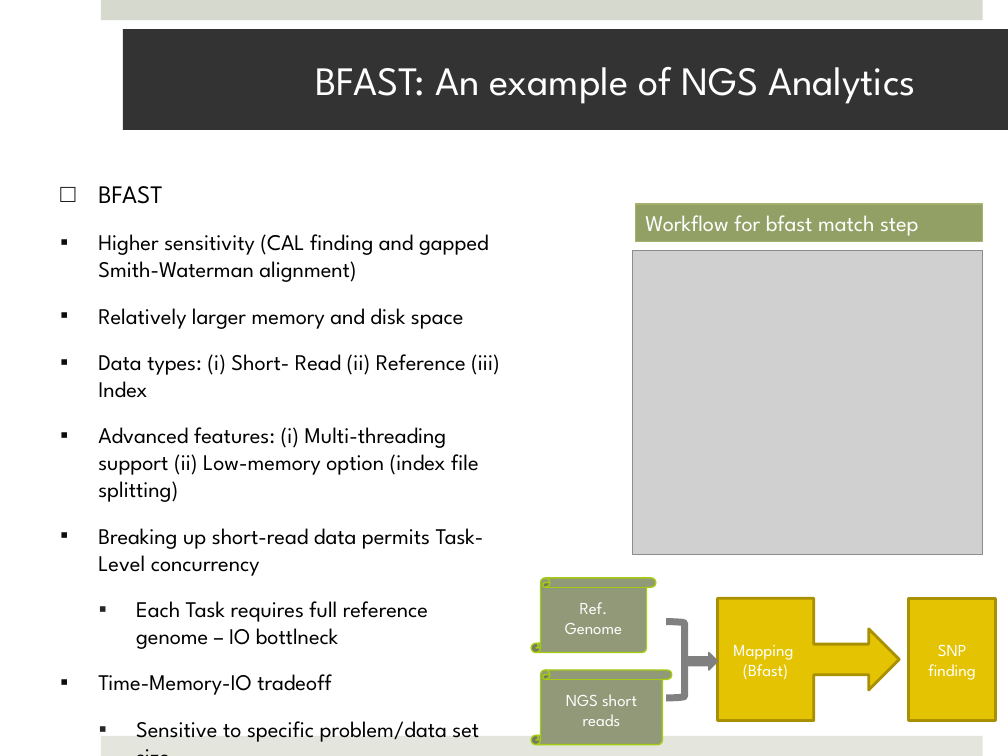
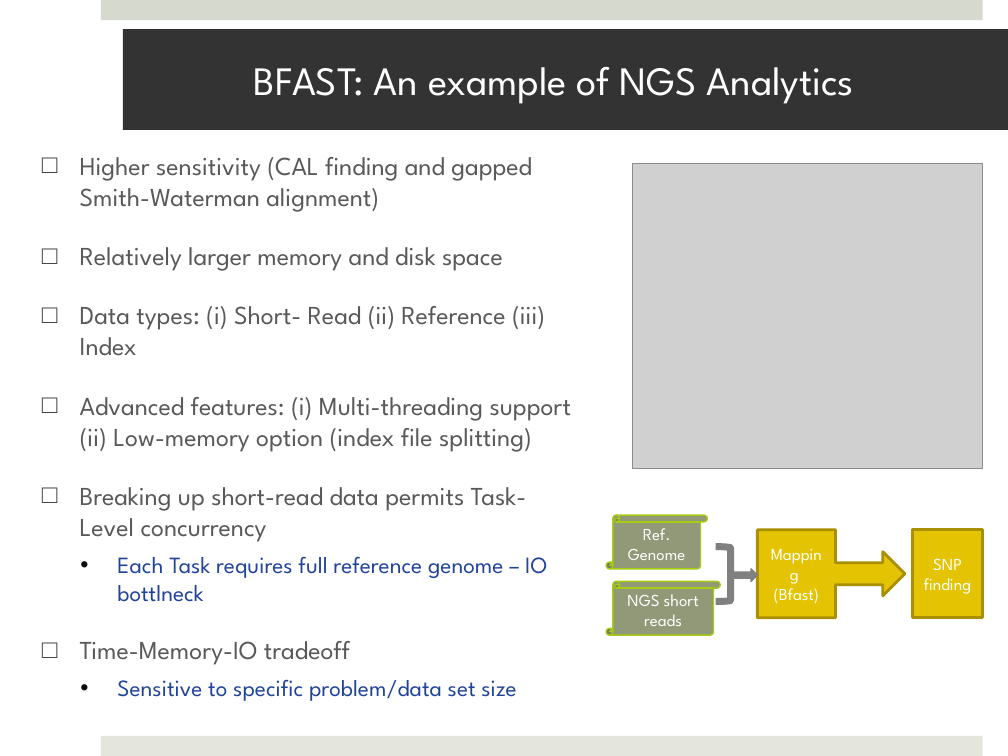
Before and after one commit to saga-project/saga-cpp-legacy-projects, a slide deck: slide 8 of saga-talks/abstractions_for_ls-microsoft.pptx (slide 9 before the commit). Drawn at 1008x756 pixels with LibreOffice and Linux fonts; fonts in the diff are those of the drawing; grey boxes stand for pictures; background and template pictures are left out. Boxes give left, top, right and bottom in pixels: in the first picture for what was removed or moved away, otherwise in the second. Text is boxed around its words. In the diff, an @@ line names an element or a change of style, - is before the commit and + after.

```diff
--- a/saga-talks/abstractions_for_ls-microsoft.pptx
+++ b/saga-talks/abstractions_for_ls-microsoft.pptx
@@ title "BFAST: An example of NGS ..." at [123, 29, 1008, 130]: alignment centre to left @@
@@ text "Higher sensitivity (CAL finding and ...": place and size @@
-text "Higher sensitivity (CAL finding and ..." at [98, 186, 500, 742]
+text "Higher sensitivity (CAL finding and ..." at [80, 157, 571, 701]
@@ text "Higher sensitivity (CAL finding and ..." at [80, 157, 571, 701]: size 16 to 18.5 pt, text colour #000000 to #595959 in "Higher sensitivity (CAL finding and gapped Smith-Waterman ...", "Relatively larger memory and disk space", "Data types: (i) Short- Read (ii) Reference ...", "Advanced features: (i) Multi-threading support (ii) Low-memo ..." and 2 more places; size 16 to 16.6 pt, text colour #000000 to #21449B in "Each Task requires full reference genome – ...", "Sensitive to specific problem/data set size"; bullet ▪ to □; more space between paragraphs; bullet colour #0D0D0D to #404040; bullet ▪ to •; less space between paragraphs; bullet colour #262626 to #0D0D0D @@
@@ picture: place and size @@
-picture at [633, 250, 983, 554]
+picture at [633, 163, 983, 468]
@@ text at [98, 186, 162, 204]: paragraph removed @@
-□ BFAST
@@ rectangle removed at [635, 204, 982, 241] @@
-Workflow for bfast match step
@@ vertical scroll "Ref. Genome": place and size @@
-vertical scroll "Ref. Genome" at [531, 578, 656, 652]
+vertical scroll "Ref. Genome" at [606, 515, 707, 569]
@@ right arrow callout "Mapping": place and size @@
-right arrow callout "Mapping" at [718, 599, 899, 721]
+right arrow callout "Mapping" at [757, 530, 904, 618]
@@ rectangle "SNP finding": place and size @@
-rectangle "SNP finding" at [909, 599, 996, 721]
+rectangle "SNP finding" at [912, 530, 983, 618]
@@ right bracket: place and size @@
-right bracket at [666, 622, 684, 699]
+right bracket at [716, 546, 731, 601]
@@ right arrow: place and size @@
-right arrow at [687, 652, 718, 669]
+right arrow at [733, 569, 757, 581]
@@ vertical scroll "NGS short reads": place and size @@
-vertical scroll "NGS short reads" at [531, 670, 671, 745]
+vertical scroll "NGS short reads" at [606, 582, 720, 635]
```
Also in this commit, not shown: 11 other slides changed, 2 slides added, 4 slides removed.
